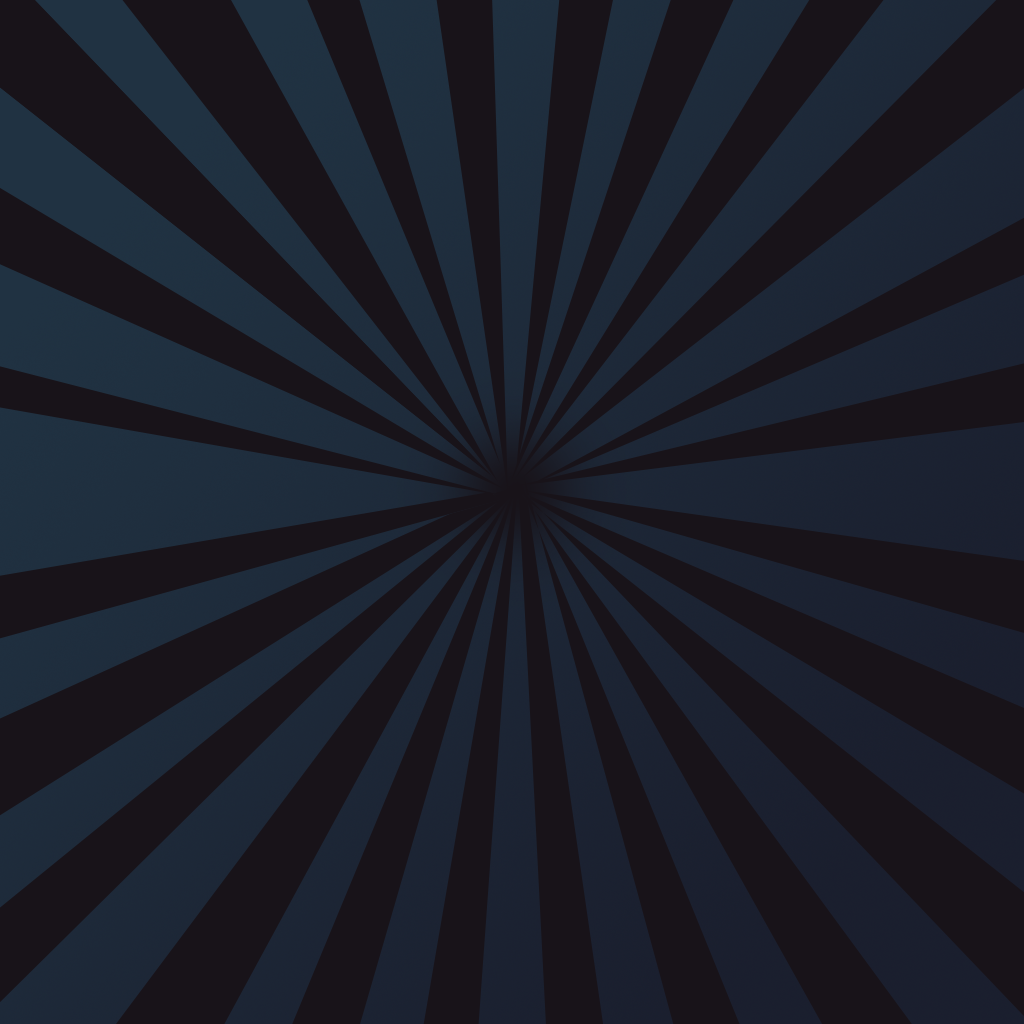
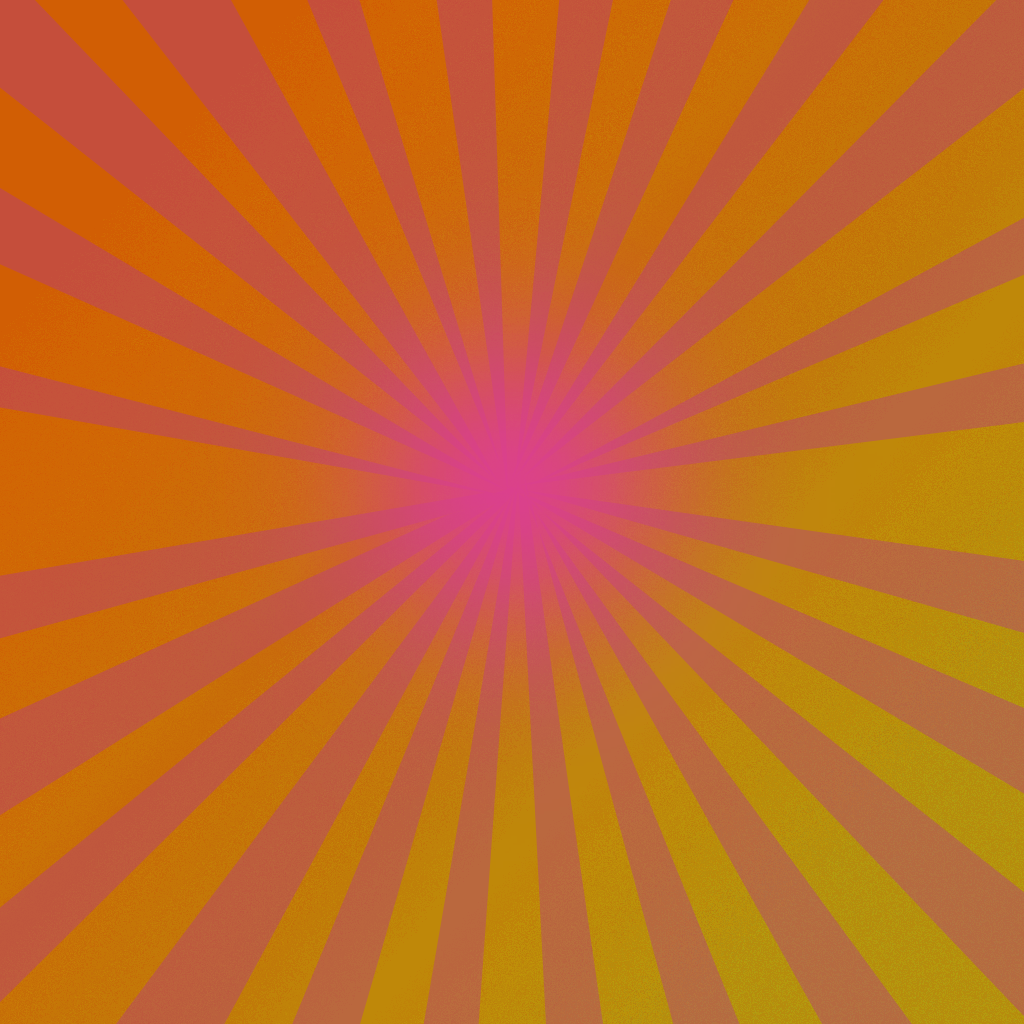
Layered file, before and after one edit (1024x1024). Changes by layer:
"Layer 3": opacity 100% → 93%, painted on it over [120, 88, 910, 878]
"Layer 2": opacity 100% → 40%, painted on it over [0, 0, 1024, 1024]
painted on "Background copy" over [0, 0, 1024, 1024]
